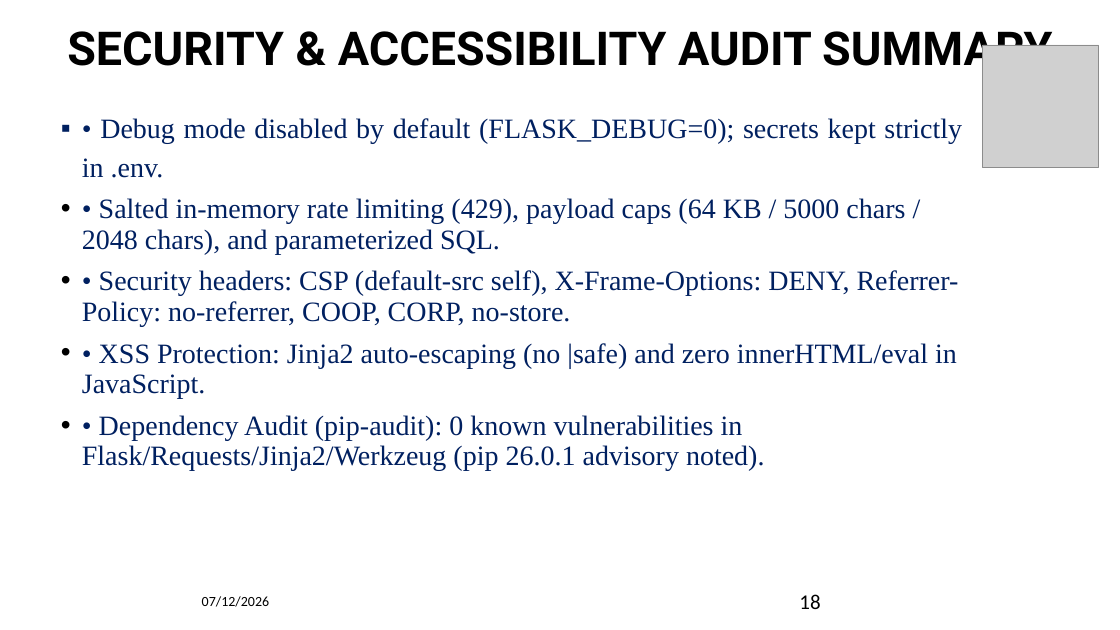
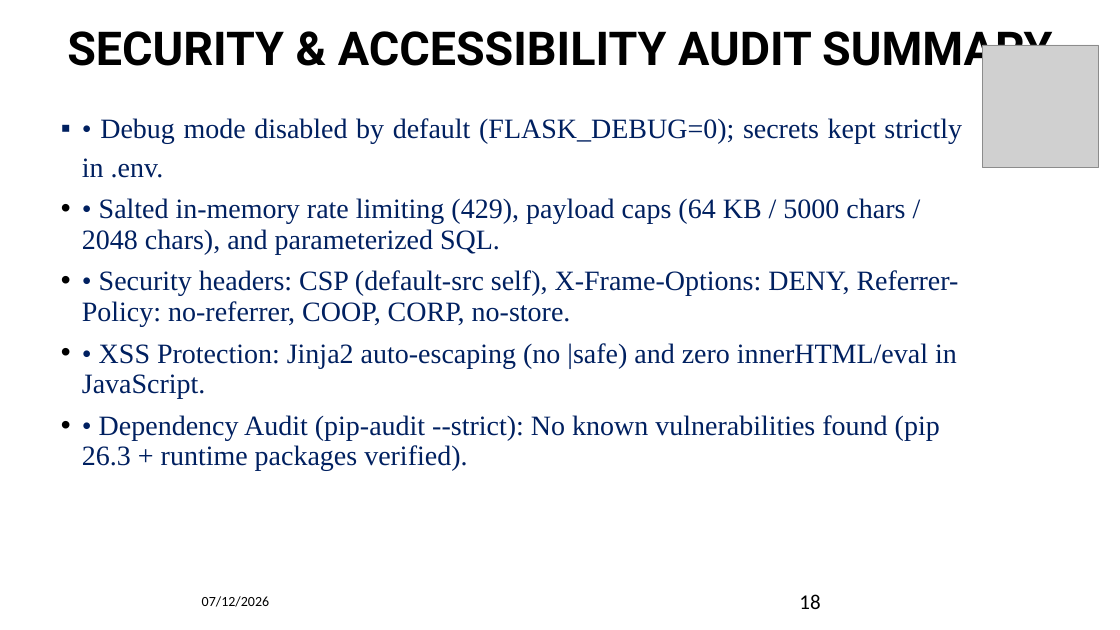
Before and after one commit to darshanashok-dev/community, a slide deck: slide 18 of community_project_ppt_updated.pptx. Drawn at 1120x630 pixels with LibreOffice and Linux fonts; fonts in the diff are those of the drawing; grey boxes stand for pictures; background and template pictures are left out. Boxes give left, top, right and bottom in pixels: in the first picture for what was removed or moved away, otherwise in the second. Text is boxed around its words. In the diff, an @@ line names an element or a change of style, - is before the commit and + after.

```diff
--- a/community_project_ppt_updated.pptx
+++ b/community_project_ppt_updated.pptx
@@ text at [82, 415, 940, 470]: text changed @@
-• • Dependency Audit (pip-audit): 0 known vulnerabilities in Flask/Requests/Jinja2/Werkzeug (pip 26.0.1 advisory noted).
+• • Dependency Audit (pip-audit --strict): No known vulnerabilities found (pip 26.3 + runtime packages verified).
```
Also in this commit, not shown: 3 other slides changed, 6 other files.
